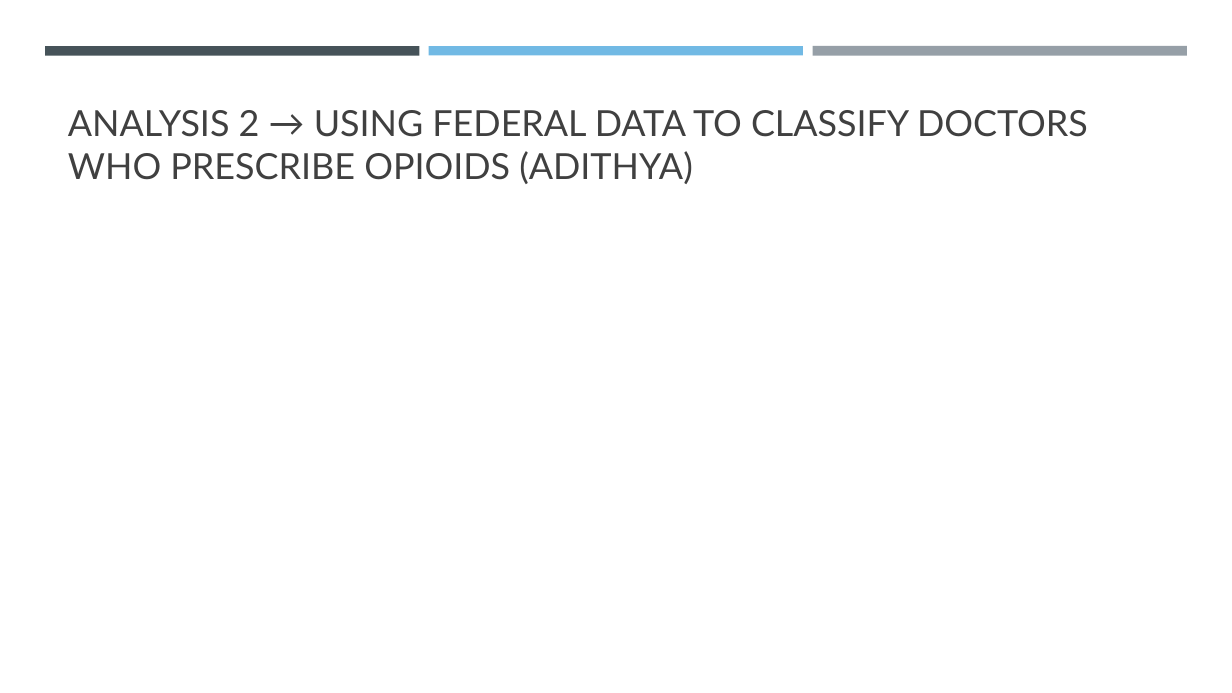
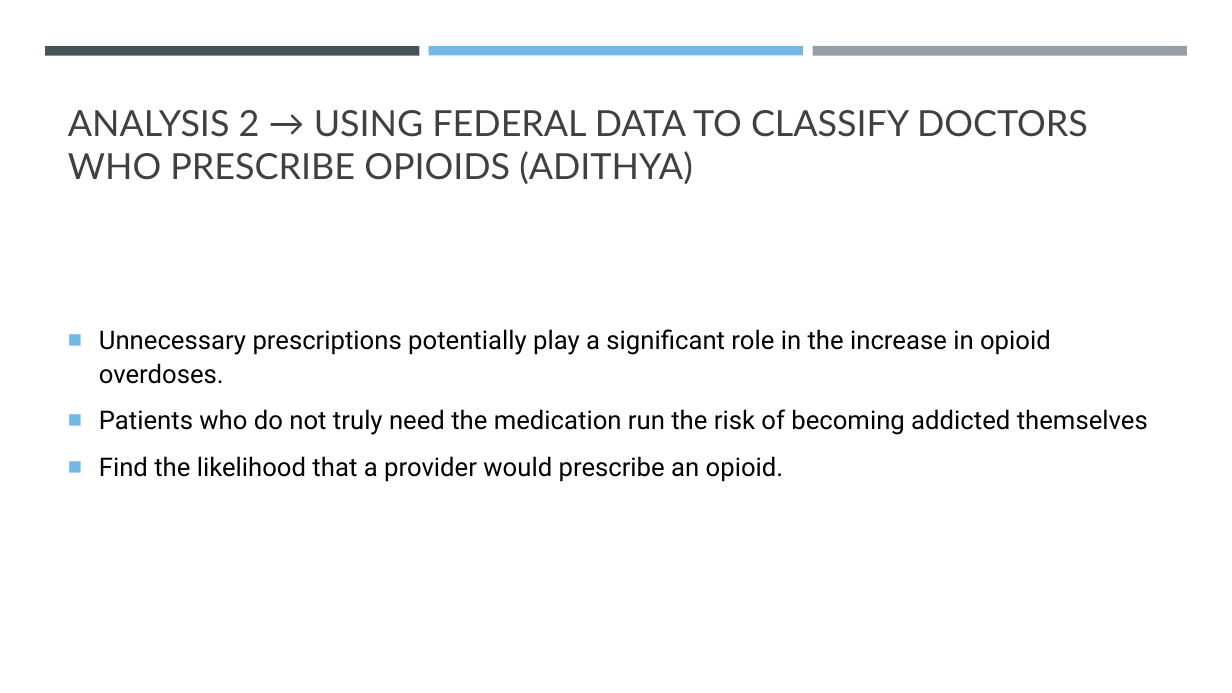
Before and after one commit to MLOpioidProjectCode/project_code, a slide deck: slide 7 of presentation/opioid_powerpoint.pptx. Drawn at 1232x693 pixels with LibreOffice and Linux fonts; fonts in the diff are those of the drawing; background and template pictures are left out. Boxes give left, top, right and bottom in pixels: in the first picture for what was removed or moved away, otherwise in the second. Text is boxed around its words. In the diff, an @@ line names an element or a change of style, - is before the commit and + after.

Commit message:
Adding slides for Analysis-2

```diff
--- a/presentation/opioid_powerpoint.pptx
+++ b/presentation/opioid_powerpoint.pptx
@@ text added at (99,329,1148,482), 20 pt, text #000000 @@
+■ Unnecessary prescriptions potentially play a significant role in the increase in opioid overdoses.
+■ Patients who do not truly need the medication run the risk of becoming addicted themselves
+■ Find the likelihood that a provider would prescribe an opioid.
```
Also in this commit, not shown: 4 slides added.
